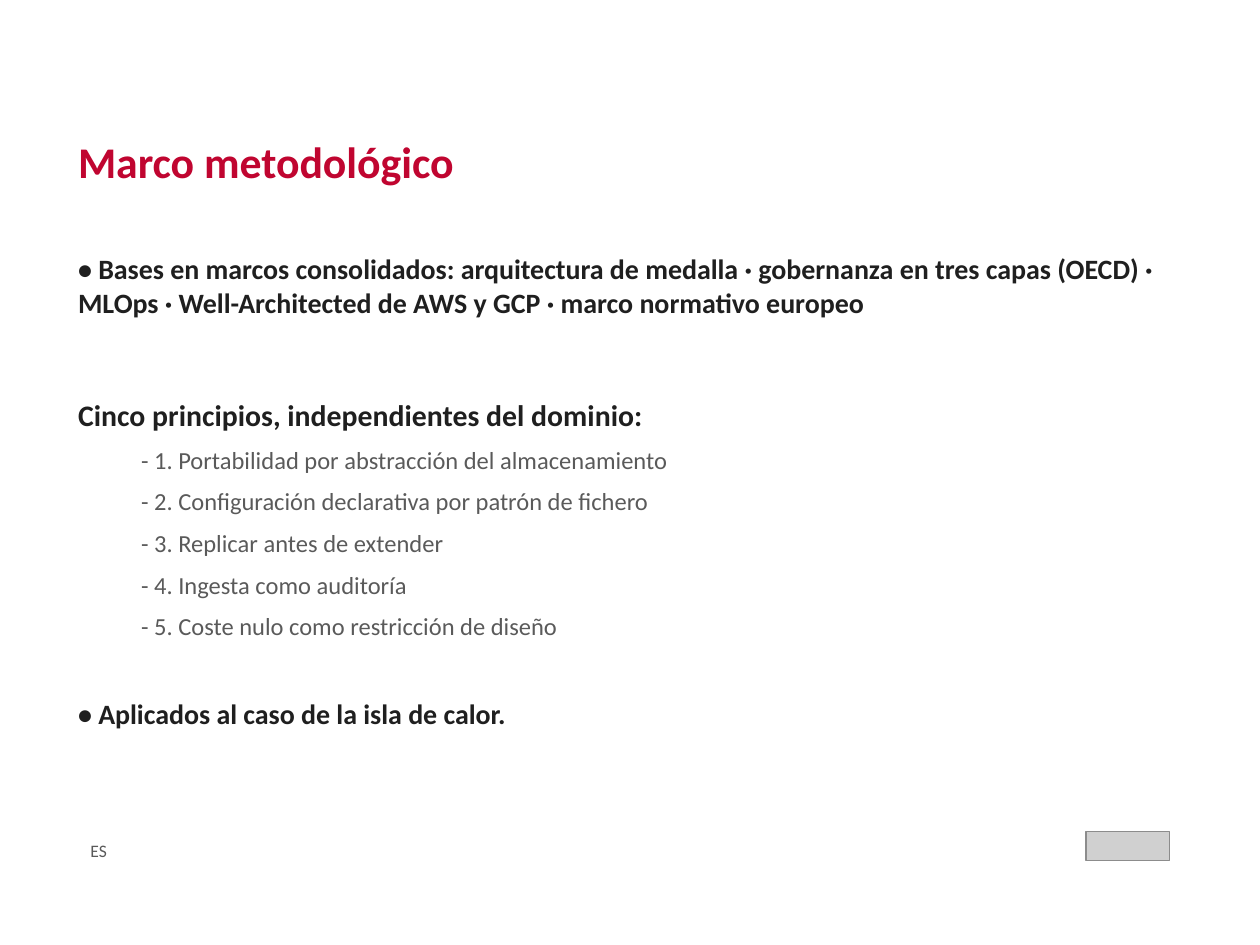
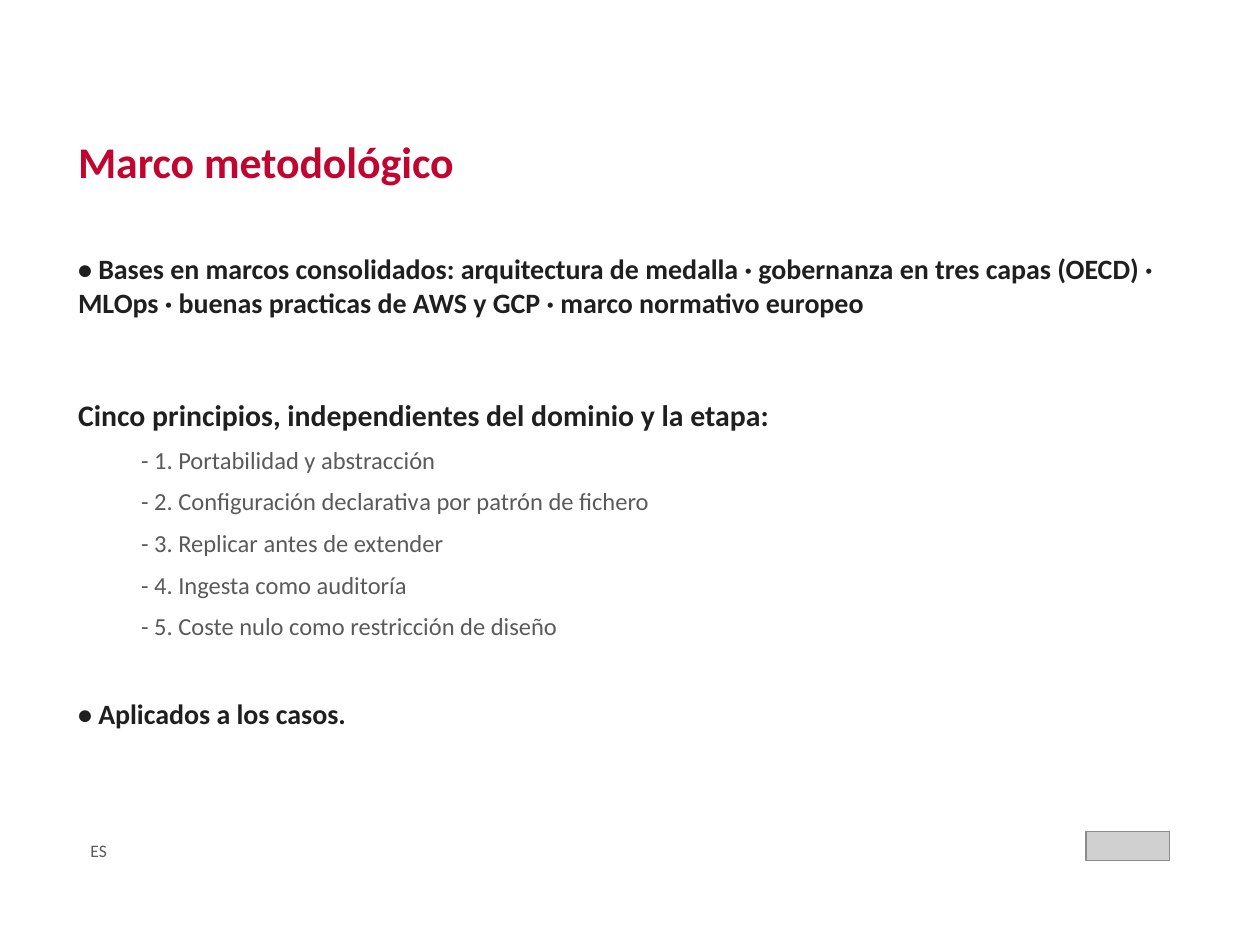
Before and after one commit to crismo04/TFM-cloud-soliutions-to-public-data, a slide deck: slide 13 of master's thesis/TFM_MII_Cloud_AI_PublicData_MolinaCristian_2026.pptx. Drawn at 1260x945 pixels with LibreOffice and Linux fonts; fonts in the diff are those of the drawing; grey boxes stand for pictures; background and template pictures are left out. Boxes give left, top, right and bottom in pixels: in the first picture for what was removed or moved away, otherwise in the second. Text is boxed around its words. In the diff, an @@ line names an element or a change of style, - is before the commit and + after.

```diff
--- a/master's thesis/TFM_MII_Cloud_AI_PublicData_MolinaCristian_2026.pptx
+++ b/master's thesis/TFM_MII_Cloud_AI_PublicData_MolinaCristian_2026.pptx
@@ text at [78, 258, 1138, 318]: text changed @@
-• Bases en marcos consolidados: arquitectura de medalla · gobernanza en tres capas (OECD) · MLOps · Well-Architected de AWS y GCP · marco normativo europeo
+• Bases en marcos consolidados: arquitectura de medalla · gobernanza en tres capas (OECD) · MLOps · buenas practicas de AWS y GCP · marco normativo europeo
@@ text at [78, 405, 768, 473]: text changed; size 14 to 17 pt; text colour #5A5A5A to #1F1F1F; bold on @@
-Cinco principios, independientes del dominio:
-  - 1. Portabilidad por abstracción del almacenamiento
+Cinco principios, independientes del dominio y la etapa:
+  - 1. Portabilidad y abstracción
@@ text at [98, 704, 346, 729]: text changed @@
-• Aplicados al caso de la isla de calor.
+• Aplicados a los casos.
```
Also in this commit, not shown: 22 other slides changed, 1 slide added, 9 other files.
